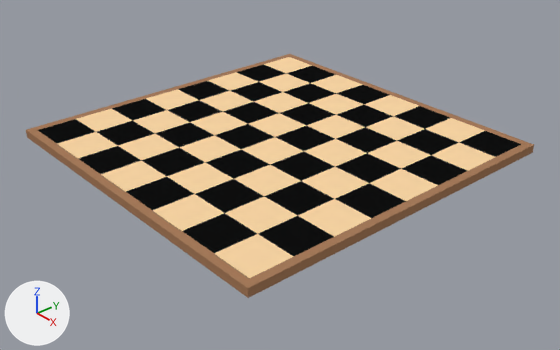
A saved change to the Blender file chess/board.blend.
One viewpoint serves both versions: a 50 mm camera at (12.49, -10.71, 7.86) aimed at (0.37, -0.16, -0.6). The lights are fixed; the arrows at lower left show +X, +Y and +Z.
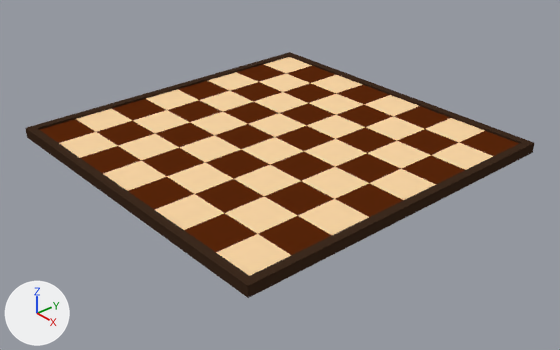
Pixel boxes [x1, y1, x2, y2] of what changed, in the pictures (560 x 350 px; the box of a moved part takes in the faces that stretch with it):
'Cube', reshaped
    before: [26, 54, 534, 298]
    after: [26, 52, 534, 298]
part 1 of me_cube, moved or reshaped
    before: [26, 54, 534, 298]
    after: [26, 52, 534, 298]
part 2 of me_cube, recoloured (black to brown)
    both: [39, 64, 519, 255]

What changed in the scene script:
```text
Add mat_bistre:
    mat_bistre = diffuse_material('Bistre')
    mat_bistre.base_color = (0.0467, 0.0242, 0.0137)  # brown #3d2b1f
Add mat_seal_brown:
    mat_seal_brown = diffuse_material('Seal brown')
    mat_seal_brown.base_color = (0.0999, 0.0194, 0.00335)  # brown #59260b
Change me_cube:
    used by ob_cube; location = (0.0, 0.0, 0.0); scale = (4.0, 4.0, 0.1)
    remove me_cube.from_pydata(...)  # 93 vertices, 77 faces, 4 loose edges; spans x -1.05..1.05, y -1.05..1.05, z 0.0..2.0
    add me_cube.from_pydata(...)  # 97 vertices, 81 faces; spans x -1.05..1.05, y -1.05..1.05, z 0.0..2.5
    me_cube part 1
    8 vertices are removed from x -1.05..1.05, y -1.05..1.05, z 0.0..2.0
    13 faces are deleted
    4 loose edges are deleted
    12 vertices are added at x -1.05..1.05, y -1.05..1.05, z 2.0..2.5
    13 new faces join them, mat_bistre (brown #3d2b1f)
    4 new faces join them, mat_beige (beige #fad6a5)
    me_cube part 2: 32 faces spanning x -1.0..1.0, y -1.0..1.0, z 2.0 switch from mat_black (black #0f0f0f) to mat_seal_brown (brown #59260b)
    remove me_cube.materials.append(mat_dark_beige)  # brown #a67b5b
    add me_cube.materials.append(mat_bistre)  # brown #3d2b1f
```
